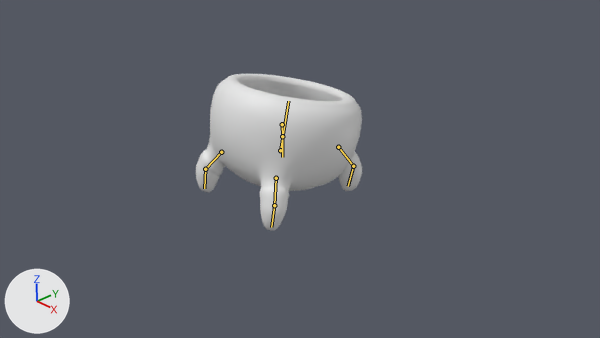
The Blender file Art assets/potv2.blend, before and after one commit.
Both versions are drawn from the file's camera 'Camera'. Arrows for +X, +Y and +Z are at lower left; the lights stay in place. Both versions are drawn at frame 432 of the action 'PotWalk'; the numbers are the values there. The bones that bend it are drawn over the model as lines.

Names of what the first picture shows: 'potv1Bk'.
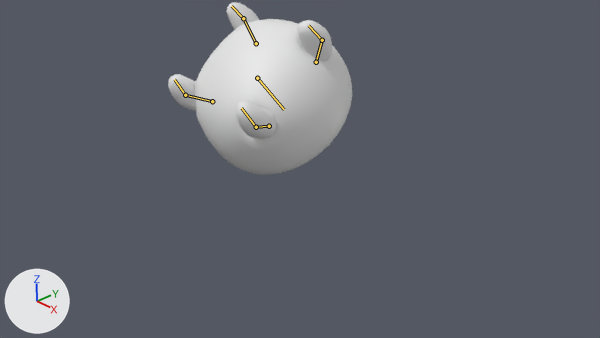
What differs and where, as boxes (x1, y1, x2, y2) in the pictures (600 x 338 px):
'potv1Bk', posed (10% wider, 10% taller)
    before: (195, 74, 362, 231)
    after: (168, 2, 352, 175)
bone 'Bone', root to tip
    before: (280, 150) to (288, 101)
    after: (257, 78) to (284, 109)
bone 'FLT', root to tip
    before: (221, 152) to (205, 169)
    after: (256, 43) to (243, 18)
bone 'FLB', root to tip
    before: (205, 169) to (204, 188)
    after: (243, 18) to (231, 6)
bone 'RLT', root to tip
    before: (276, 178) to (274, 205)
    after: (316, 62) to (322, 40)
bone 'RLB', root to tip
    before: (274, 205) to (271, 227)
    after: (322, 40) to (308, 25)
bone 'RRT', root to tip
    before: (338, 147) to (353, 166)
    after: (269, 126) to (256, 127)
bone 'FRT', root to tip
    before: (282, 124) to (282, 136)
    after: (212, 101) to (185, 95)

What the commit changed:
Bone 'Bone' (bone_bone) moves from (0.0, -0.01, -0.038) to (0.0, 1.607, 0.468).
Bone 'Bone' (bone_bone) turns from (-14, 0, 0) to (-142, 0, 0) degrees about its own x, y and z.
Bone 'FLT' (bone_flt) moves from (0.004, 0.019, -0.015) to (-1.011, -1.937, 0.253).
Bone 'FLT' (bone_flt) turns from (-3, 2, 1) to (-156, 56, -48) degrees about its own x, y and z.
Bone 'FLB' (bone_flb) turns from (-10, 0, 3) to (0, 0, 0) degrees about its own x, y and z.
Bone 'RLT' (bone_rlt) moves from (-0.026, 0.041, 0.006) to (0.869, -1.926, 0.415).
Bone 'RLT' (bone_rlt) turns from (-2, -1, -1) to (19, -110, -132) degrees about its own x, y and z.
Bone 'RLB' (bone_rlb) turns from (0, 1, 10) to (0, 0, 0) degrees about its own x, y and z.
Bone 'RRT' (bone_rrt) moves from (0.0, 0.0, 0.0) to (0.966, -1.561, -0.833).
Bone 'RRT' (bone_rrt) turns from (0, 0, 0) to (-148, -45, 34) degrees about its own x, y and z.
Bone 'FRT' (bone_frt) moves from (0.0, 0.0, 0.0) to (-1.159, -1.471, -0.718).
Bone 'FRT' (bone_frt) turns from (0, 0, 0) to (-155, 58, -44) degrees about its own x, y and z.
